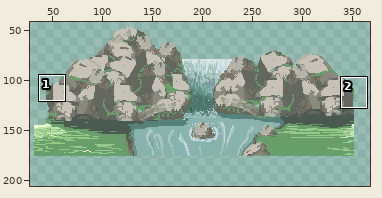
File history of a pixel-art file, Aseprite/Enviroment/Stages/Light_forest/lightforest2.aseprite. Above: a wide view before the commit, with the close-up outlined.
Close-up. The starting point:
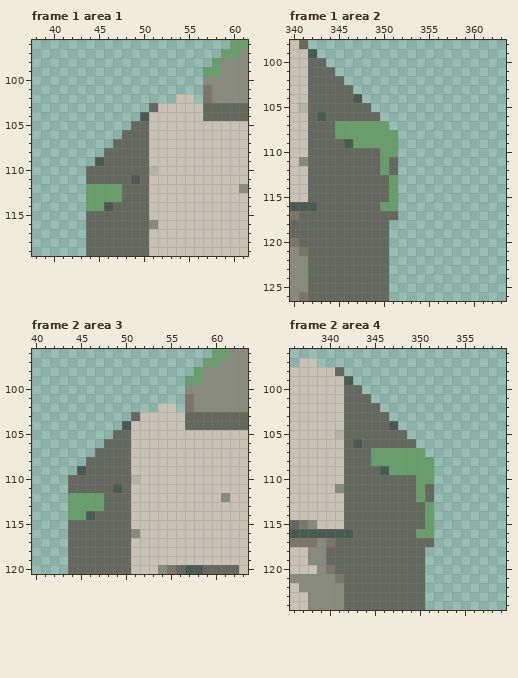
369x145 pixels, 8 frames. Colours within 5 levels of each other are drawn and written as one. Shown: frame 1 area 1: x 38..61, y 96..119; frame 1 area 2: x 340..363, y 98..126; frame 2 area 3: x 40..63, y 96..120; frame 2 area 4: x 336..359, y 96..124. The old version is drawn lined up with the new one, on the new canvas. The wide view leaves out empty margins. The commit also changed other frames or places, which this record leaves out.
Once edited:
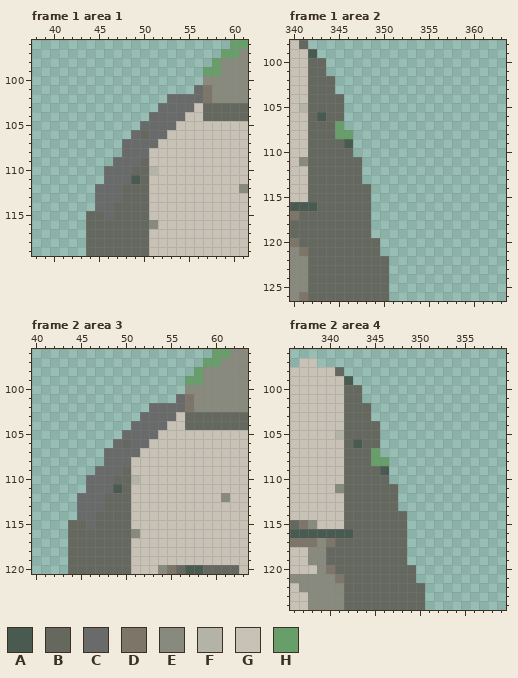
Palette (. is transparent): A #495a50  B #64685e  C #696a6a  D #7c7568  E #898a7e  F #b4b3a7  G #c8c2b6  H #679e6a
Change:
canvas 369x145 -> 368x206, the old top-left corner now at -1,31 (the part of the old canvas that was cut away was empty and is not shown)
--- frame 1 area 1
@@ x 38..61 @@
 100 ...................EEEEE
-101 ...................DEEEE
-102 ................GG.DEEEE
-103 .............BGGGGGBBBBB
-104 ............AGGGGGGBBBBB
-105 ...........BBGGGGGGGGGGG
-106 ..........BBBGGGGGGGGGGG
-107 .........BBBBGGGGGGGGGGG
-108 ........BBBBBGGGGGGGGGGG
-109 .......ABBBBBGGGGGGGGGGG
-110 ......BBBBBBBFGGGGGGGGGG
-111 ......BBBBBABGGGGGGGGGGG
-112 ......HHHHBBBGGGGGGGGGGE
-113 ......HHHHBBBGGGGGGGGGGG
-114 ......HHABBBBGGGGGGGGGGG
-115 ......BBBBBBBGGGGGGGGGGG
+101 ..................CDEEEE
+102 ...............CCCCDEEEE
+103 ..............CCCCGBBBBB
+104 .............CCCCGGBBBBB
+105 ............CCCCGGGGGGGG
+106 ...........CBCCGGGGGGGGG
+107 ..........CCCCGGGGGGGGGG
+108 ..........CCCGGGGGGGGGGG
+109 .........CCCBGGGGGGGGGGG
+110 ........CCCBBFGGGGGGGGGG
+111 ........CCCABGGGGGGGGGGG
+112 .......CCCBBBGGGGGGGGGGE
+113 .......CCCBBBGGGGGGGGGGG
+114 .......CCBBBBGGGGGGGGGGG
+115 ......BBCBBBBGGGGGGGGGGG
 116 ......BBBBBBBEGGGGGGGGGG
--- frame 1 area 2
@@ x 342..353 @@
 100 BB..........
-101 BBB.........
-102 BBBB........
-103 BBBBB.......
-104 BBBBBA......
-105 BBBBBBB.....
-106 BABBBBBB....
-107 BBBHHHHHH...
-108 BBBHHHHHHH..
-109 BBBBAHHHHH..
-110 BBBBBBBBHH..
-111 BBBBBBBBHB..
-112 BBBBBBBBHB..
-113 BBBBBBBBBH..
-114 BBBBBBBBBH..
-115 BBBBBBBBBH..
-116 ABBBBBBBHH..
-117 BBBBBBBBBB..
-118 BBBBBBBBB...
-119 BBBBBBBBB...
-120 BBBBBBBBB...
-121 BBBBBBBBB...
+101 BB..........
+102 BBB.........
+103 BBB.........
+104 BBBB........
+105 BBBB........
+106 BABB........
+107 BBBH........
+108 BBBHH.......
+109 BBBBA.......
+110 BBBBB.......
+111 BBBBBB......
+112 BBBBBB......
+113 BBBBBB......
+114 BBBBBBB.....
+115 BBBBBBB.....
+116 ABBBBBB.....
+117 BBBBBBB.....
+118 BBBBBBB.....
+119 BBBBBBB.....
+120 BBBBBBBB....
+121 BBBBBBBB....
 122 BBBBBBBBB...
--- frame 2 area 3
@@ x 40..63 @@
 100 .................EEEEEEE
-101 .................DEEEEEE
-102 ..............GG.DEEEEEE
-103 ...........BGGGGGBBBBBBB
-104 ..........AGGGGGGBBBBBBB
-105 .........BBGGGGGGGGGGGGG
-106 ........BBBGGGGGGGGGGGGG
-107 .......BBBBGGGGGGGGGGGGG
-108 ......BBBBBGGGGGGGGGGGGG
-109 .....ABBBBBGGGGGGGGGGGGG
-110 ....BBBBBBBFGGGGGGGGGGGG
-111 ....BBBBBABGGGGGGGGGGGGG
-112 ....HHHHBBBGGGGGGGGGGEGG
-113 ....HHHHBBBGGGGGGGGGGGGG
-114 ....HHABBBBGGGGGGGGGGGGG
-115 ....BBBBBBBGGGGGGGGGGGGG
+101 ................CDEEEEEE
+102 .............CCCCDEEEEEE
+103 ............CCCCGBBBBBBB
+104 ...........CCCCGGBBBBBBB
+105 ..........CCCCGGGGGGGGGG
+106 .........CBCCGGGGGGGGGGG
+107 ........CCCCGGGGGGGGGGGG
+108 ........CCCGGGGGGGGGGGGG
+109 .......CCCBGGGGGGGGGGGGG
+110 ......CCCBBFGGGGGGGGGGGG
+111 ......CCCABGGGGGGGGGGGGG
+112 .....CCCBBBGGGGGGGGGGEGG
+113 .....CCCBBBGGGGGGGGGGGGG
+114 .....CCBBBBGGGGGGGGGGGGG
+115 ....BBCBBBBGGGGGGGGGGGGG
 116 ....BBBBBBBEGGGGGGGGGGGG
--- frame 2 area 4: the same change as frame 1 area 2
Where, in picture pixels (left, top, right, bottom), the same in both close-ups:
changed: (86, 85, 203, 220)
erased: (326, 67, 398, 256)
changed: (68, 394, 185, 529)
erased: (362, 394, 434, 583)
